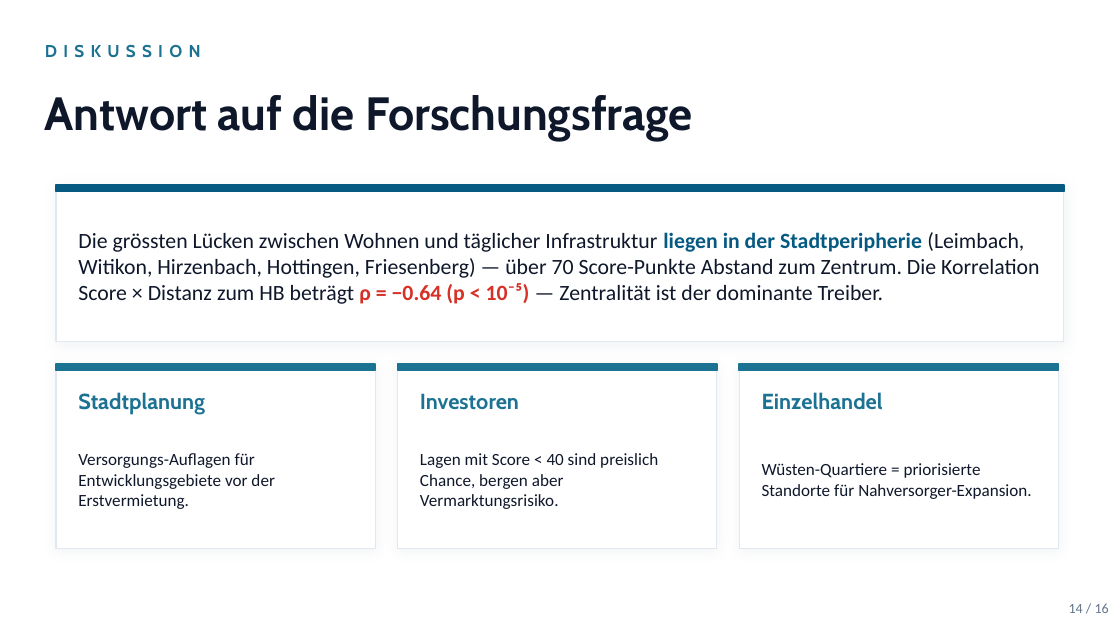
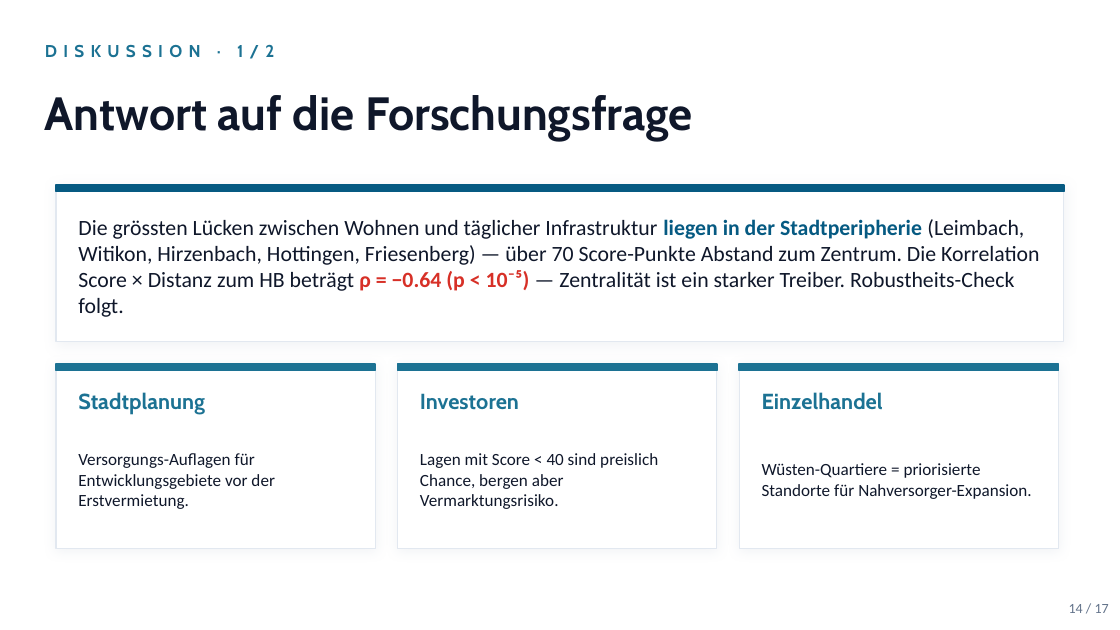
Before and after one commit to sanirmem/zh15min, a slide deck: slide 14 of reports/zh15min_slides.pptx. Drawn at 1120x630 pixels with LibreOffice and Linux fonts; fonts in the diff are those of the drawing. Boxes give left, top, right and bottom in pixels: in the first picture for what was removed or moved away, otherwise in the second. Text is boxed around its words. In the diff, an @@ line names an element or a change of style, - is before the commit and + after.

```diff
--- a/reports/zh15min_slides.pptx
+++ b/reports/zh15min_slides.pptx
@@ text at [45, 44, 274, 59]: text changed @@
-DISKUSSION
+DISKUSSION · 1/2
@@ text at [78, 219, 1040, 317]: text changed @@
-Die grössten Lücken zwischen Wohnen und täglicher Infrastruktur liegen in der Stadtperipherie (Leimbach, Witikon, Hirzenbach, Hottingen, Friesenberg) — über 70 Score-Punkte Abstand zum Zentrum. Die Korrelation Score × Distanz zum HB beträgt ρ = −0.64 (p < 10⁻⁵) — Zentralität ist der dominante Treiber.
+Die grössten Lücken zwischen Wohnen und täglicher Infrastruktur liegen in der Stadtperipherie (Leimbach, Witikon, Hirzenbach, Hottingen, Friesenberg) — über 70 Score-Punkte Abstand zum Zentrum. Die Korrelation Score × Distanz zum HB beträgt ρ = −0.64 (p < 10⁻⁵) — Zentralität ist ein starker Treiber. Robustheits-Check folgt.
@@ text at [1069, 604, 1109, 613]: text changed @@
-14 / 16
+14 / 17
```
Also in this commit, not shown: 15 other slides changed, 1 slide added, 3 other files.
